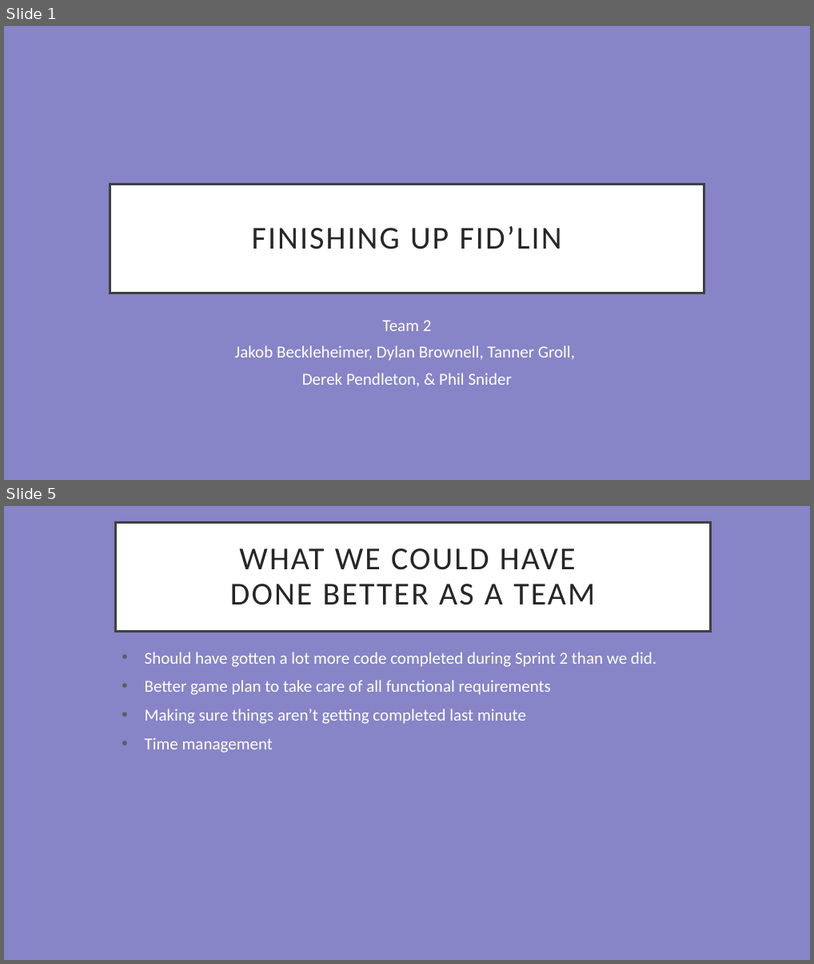
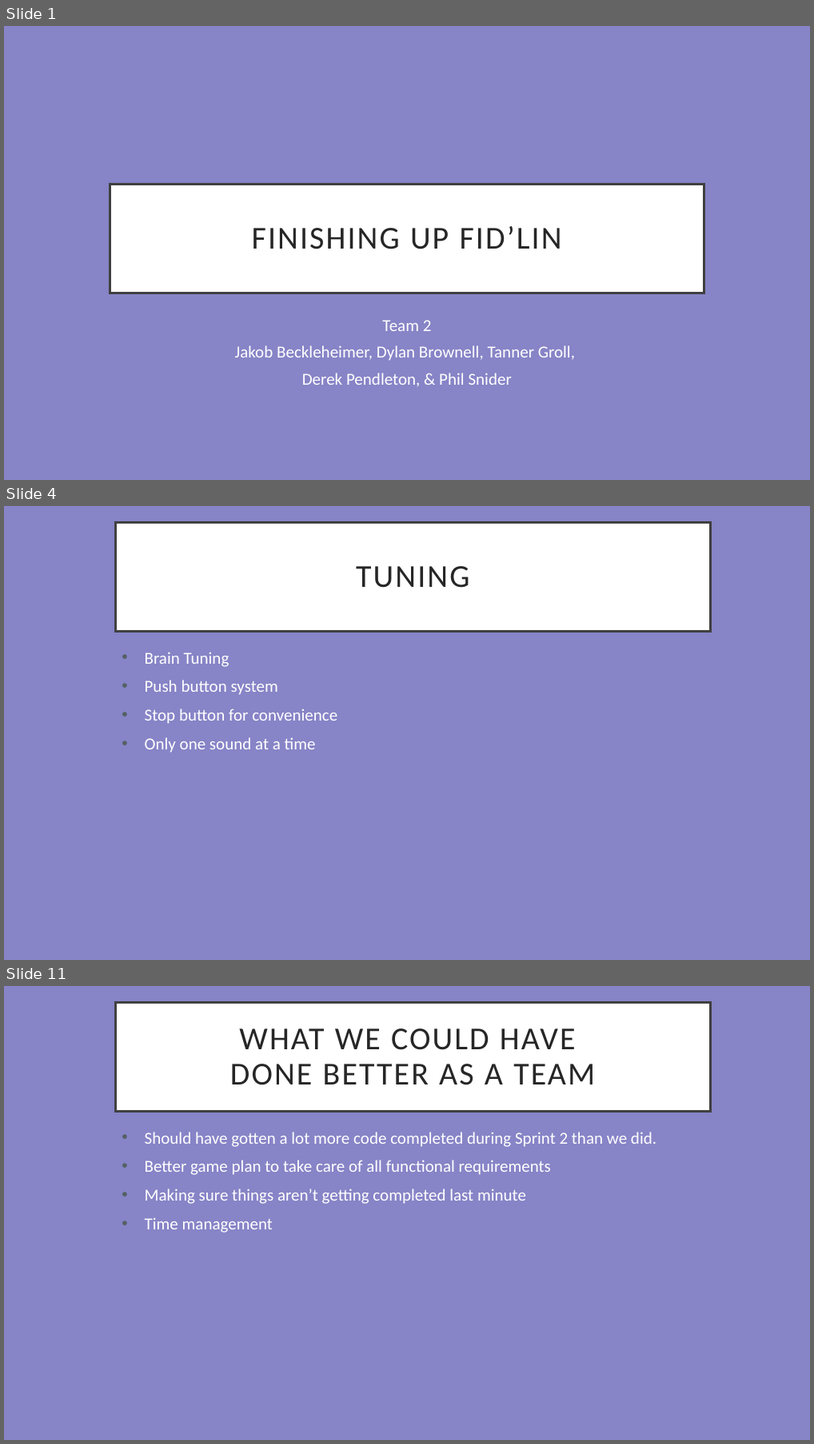
Before and after one commit to Thatawesomeguy4/FiddlePracticeAppCPSC4910, a slide deck: Fid'Lin Final Presentation.pptx. Shown one above the other, each under a label of ours: slides 1 and 5 before the commit, slides 1, 4 and 11 after it; the slides between them are not shown. The pictures are 814x964 and 814x1444 pixels, drawn with LibreOffice and Linux fonts; fonts in the diff are those of the drawing. Boxes give left, top, right and bottom in pixels: in the first picture for what was removed or moved away, otherwise in the second. Text is boxed around its words. In the diff, an @@ line names an element or a change of style, - is before the commit and + after.

```diff
--- a/Fid'Lin Final Presentation.pptx
+++ b/Fid'Lin Final Presentation.pptx
@@ slide 4 added at (4,506,810,960), background #8784C7 @@
@@ title added at (116,522,710,632), fill #FFFFFF, outline #404040 3 pt, 38 pt, text #262626 @@
+TUNING
@@ subtitle added at (145,652,338,752), 20 pt, text #FFFFFF @@
+• Brain Tuning
+• Push button system
+• Stop button for convenience
+• Only one sound at a time
@@ what was slide 5 is now slide 11 @@
```
Also in this commit, not shown: 2 slides changed, 6 other slides added, 1 slide removed.
